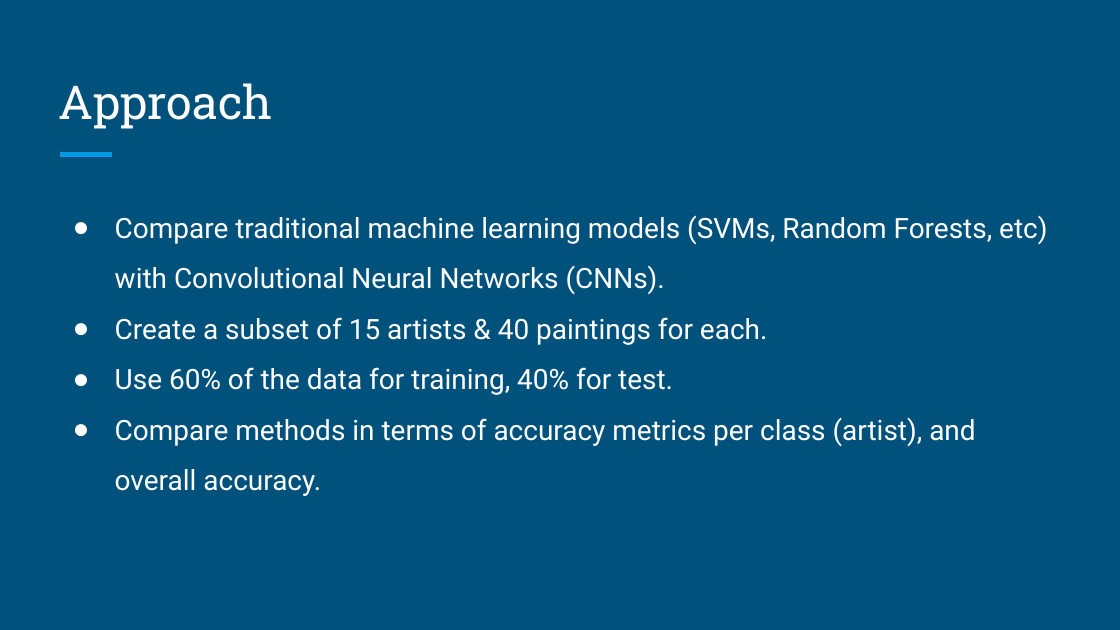
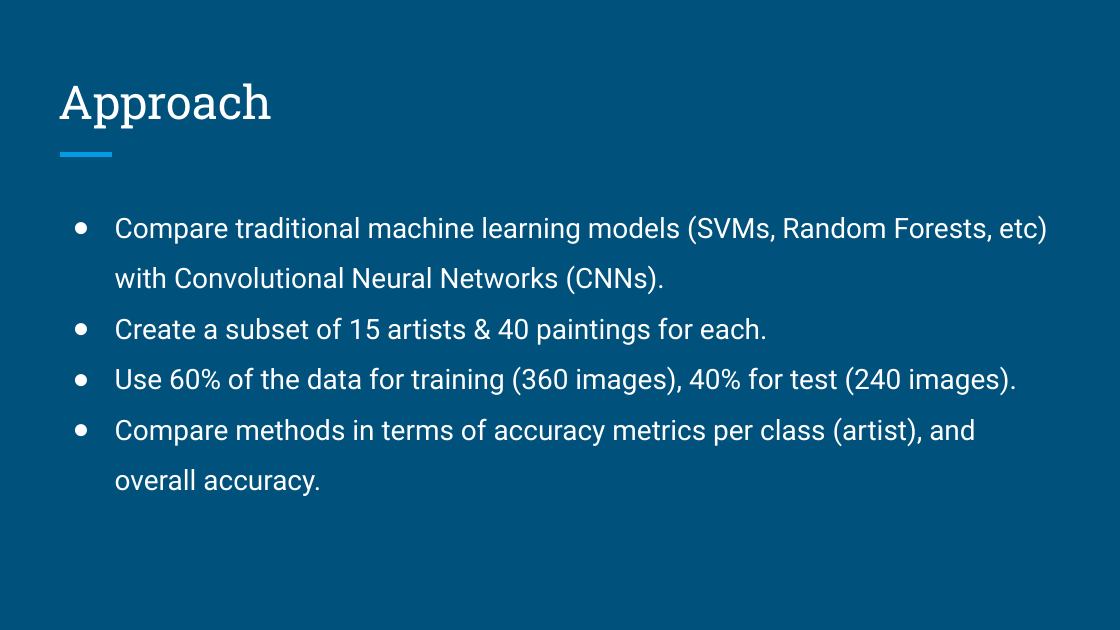
Before and after one commit to bhavika/Frida, a slide deck: slide 5 of CS688_ProjectPresentation.pptx. Drawn at 1120x630 pixels with LibreOffice and Linux fonts; fonts in the diff are those of the drawing. Boxes give left, top, right and bottom in pixels: in the first picture for what was removed or moved away, otherwise in the second. Text is boxed around its words. In the diff, an @@ line names an element or a change of style, - is before the commit and + after.

```diff
--- a/CS688_ProjectPresentation.pptx
+++ b/CS688_ProjectPresentation.pptx
@@ text at (x1=115, y1=367, x2=1017, y2=395): text changed @@
-● Use 60% of the data for training, 40% for test.
+● Use 60% of the data for training (360 images), 40% for test (240 images).
```
Also in this commit, not shown: 6 other slides changed, 3 slides added, 2 slides removed, 1 other file.
